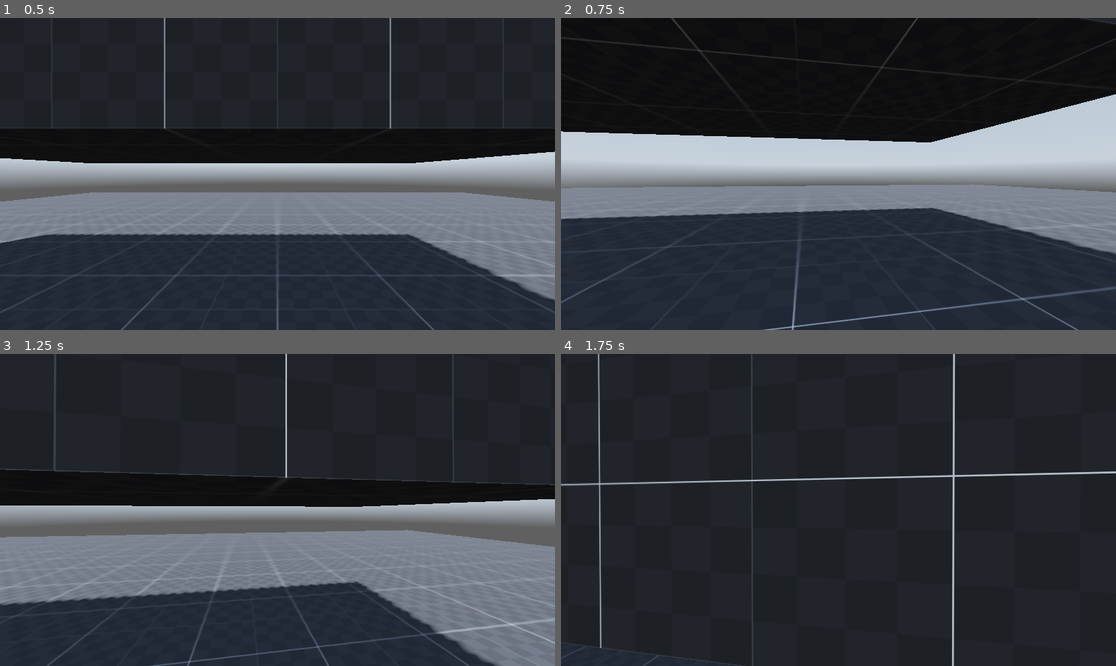
Above: before the commit, frames 1-4 (two rows, left to right).
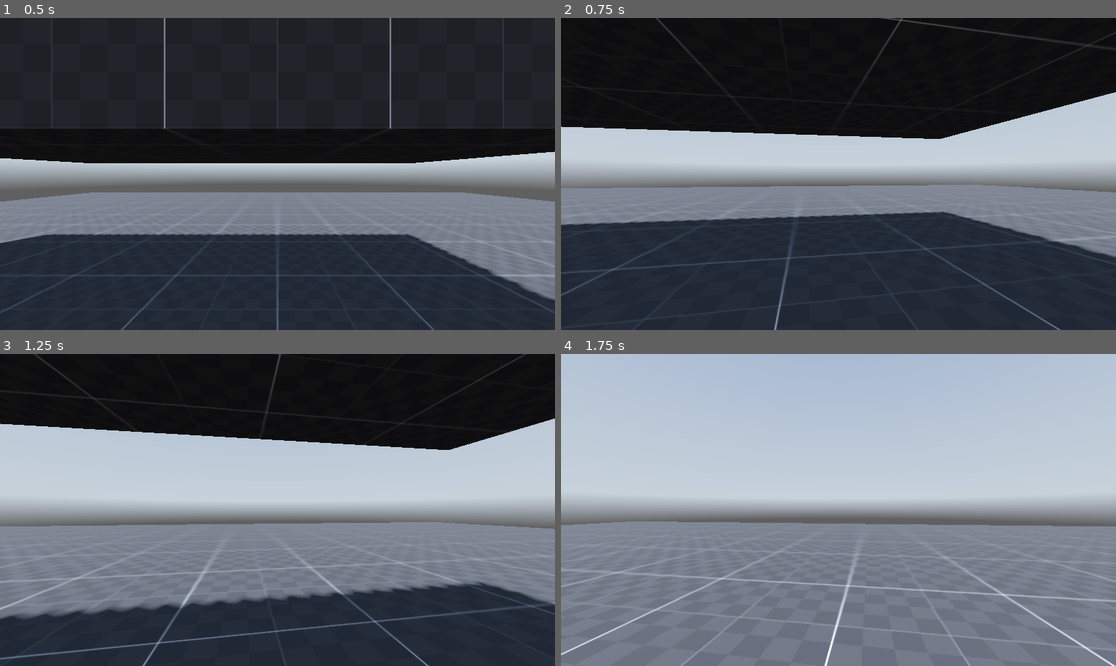
Above: after the commit, the same moments.

Repository: BryanDistefano2001/abandonware2.0
Game: Godot game, scene res://scenes/world.tscn
Two runs of this game, one before a commit and one after it. Both use one fixed random seed, a clock stepped at 60 frames per second and the inputs below. A sky picture missing from this copy of the repository is replaced by a grey-blue gradient.
Inputs (mouse positions are in pixels of both pictures, inside the frame that each line leads up to):
- Up to frame 1 (0.5 s): no input
- Up to frame 2 (0.75 s): tap Enter at 0.5 s; move the mouse to (866, 174) at 0.52 s; hold W (forward) from 0.53 s (still down); hold Ctrl (crouch) from 0.53 s (still down); click (866, 174) at 0.67 s
- Up to frame 3 (1.25 s): keep holding W (forward); keep holding Ctrl (crouch); tap Space (jump) at 0.77, 0.8, 1.07 s
- Up to frame 4 (1.75 s): keep holding W (forward); move the mouse to (810, 510) at 1.27 s; release Ctrl (crouch) at 1.28 s; tap Space (jump) at 1.35, 1.52 s; tap Ctrl (crouch) at 1.55 s

Frame 1 is identical in both runs. In frame 2, 4.7% of the frame differs, in the area x 0-100%, y 0-100%; in frame 3, 48%; in frame 4, 100%.

Commit message:
Revert "version 1.01"
This reverts commit 1371abe08edcd197caebbad0de1569487499f9d4.

Diff:
--- a/scenes/player.tscn
+++ b/scenes/player.tscn
@@ -38,13 +38,6 @@
 disabled = true
 debug_fill = false
 
-[node name="jump_crouch_collision_shape" type="CollisionShape3D" parent="."]
-unique_name_in_owner = true
-transform = Transform3D(1, 0, 0, 0, 1, 0, 0, 0, 1, 0, 1.95, 0)
-shape = SubResource("CapsuleShape3D_qhqgy")
-disabled = true
-debug_fill = false
-
 [node name="pivot" type="Node3D" parent="."]
 unique_name_in_owner = true
 transform = Transform3D(1, 0, 0, 0, 1, 0, 0, 0, 1, 0, 2, 0)
@@ -57,8 +50,3 @@
 
 [node name="crouch_ray_cast" type="RayCast3D" parent="."]
 target_position = Vector3(0, 2, 0)
-
-[node name="jump_buffer_timer" type="Timer" parent="."]
-unique_name_in_owner = true
-wait_time = 0.1
-one_shot = true
--- a/scenes/world.tscn
+++ b/scenes/world.tscn
@@ -32,12 +32,6 @@
 use_collision = true
 size = Vector3(6, 1, 3)
 
-[node name="CSGBox3D3" type="CSGBox3D" parent="stage"]
-transform = Transform3D(1, 0, 0, 0, 1, 0, 0, 0, 1, 0.5, 0.2, 4.59985)
-material_override = ExtResource("1_4wyf3")
-use_collision = true
-size = Vector3(6, 1, 3)
-
 [node name="env" type="Node3D" parent="."]
 
 [node name="WorldEnvironment" type="WorldEnvironment" parent="env"]
@@ -49,4 +43,3 @@
 
 [node name="player" parent="." instance=ExtResource("3_4wyf3")]
 transform = Transform3D(1, 0, 0, 0, 1, 0, 0, 0, 1, 0, -0.6, 1)
-lerp_speed = 5.0
--- a/scripts/player.gd
+++ b/scripts/player.gd
@@ -7,11 +7,8 @@
 @onready var pivot = $pivot
 @onready var standing_collision_shape = %standing_collision_shape
 @onready var crouching_collision_shape = %crouching_collision_shape
-@onready var jump_crouch_collision_shape = %jump_crouch_collision_shape
 @onready var crouch_ray_cast = $crouch_ray_cast
 @onready var mouse_visible := true
-@onready var jump_buffer_timer = %jump_buffer_timer
-
 
 # player variables
 @export var jump_velocity : float
@@ -58,15 +55,14 @@
 
 
 	# handles crouching and sprinting logic
-	if Input.is_action_pressed("crouch") and is_on_floor():
+	if Input.is_action_pressed("crouch"):
 		speed_current = speed_crouching # sets current speed to crouching sped
 		pivot.position.y = lerp(pivot.position.y, 1.0 + crouching_depth, delta * crouch_lerp_speed) # crouches character with a lerp
 		standing_collision_shape.disabled = true   # standing = true
 		crouching_collision_shape.disabled = false # crouching = false
-
 	elif !crouch_ray_cast.is_colliding():
-		standing_collision_shape.disabled = false # standing = true
-		crouching_collision_shape.disabled = true # crouching = false
+		standing_collision_shape.disabled = false # standing = false
+		crouching_collision_shape.disabled = true # crouching = true
 		pivot.position.y = lerp(pivot.position.y, 1.0, delta * crouch_lerp_speed) # stands character up
 		if Input.is_action_pressed("sprint"):
 			speed_current = speed_sprinting # obv changes speed to sprint speed
@@ -76,22 +72,22 @@
 	# Handle jump.
 	if Input.is_action_just_pressed("jump") and is_on_floor(): # checks if jump is pressed and is on floor
 		velocity.y = jump_velocity # velocity gets jump power
-		jump_buffer_timer.start()
-	if Input.is_action_just_pressed("crouch") and ! is_on_floor() and ! jump_buffer_timer.is_stopped():
-		velocity.y += 1
 
 	# Get the input direction and handle the movement/deceleration.
 	var input_dir = Input.get_vector("left", "right", "forward", "backwards")
 	#direction = (transform.basis * Vector3(input_dir.x, 0, input_dir.y)).normalized()
 	direction = lerp(direction,(transform.basis * Vector3(input_dir.x, 0.0, input_dir.y)).normalized(), delta * lerp_speed)
 
-
-
+	print("direction + ", direction)
 
 	if direction:
 		velocity.x = direction.x * speed_current
 		velocity.z = direction.z * speed_current
 
+	else:
+		velocity.x = move_toward(velocity.x, 0, .8)
+		velocity.z = move_toward(velocity.z, 0, .8)
+
 
 
 	move_and_slide()
